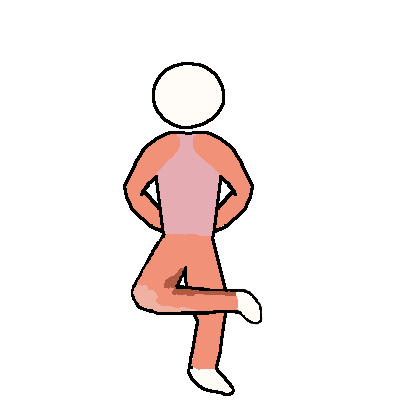
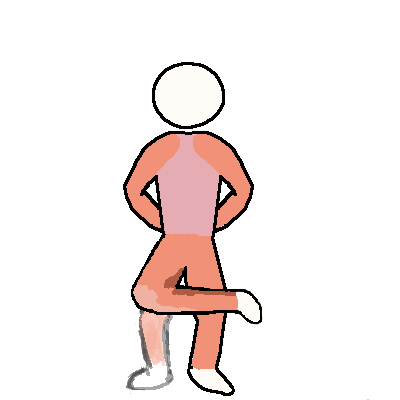
Comparing the layer stacks of the two 400 × 400 images. Changes:
added layer "ghostleg" (70%) above "torso" over 122, 304, 369, 400
